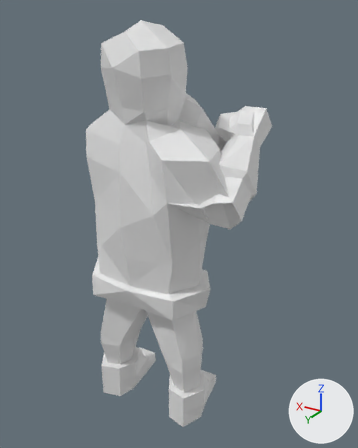
Two versions of the Blender file Animations/WarriorSmash-Stance.blend, one commit apart.
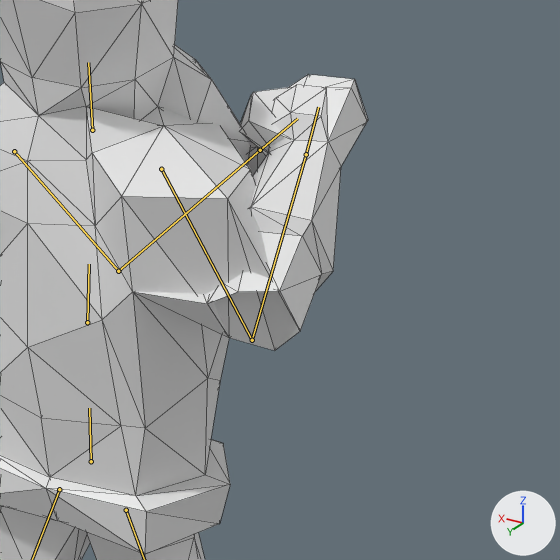
Each version appears first whole from a camera (50 mm lens) standing at (-5.59, 8.04, 8.87) and looking at (-0.5, -0.45, 4.63), and next in a close-up on the part from 30% to 100% of the width and 16% to 72% of the height. Arrows for +X, +Y and +Z are at lower right; the lights stay in place. Both versions are drawn at frame 0 of the action 'ArmatureAction'; the numbers are the values there. The bones that bend it are drawn over the model as lines in the close-ups. The close-ups show mesh edges as thin lines.
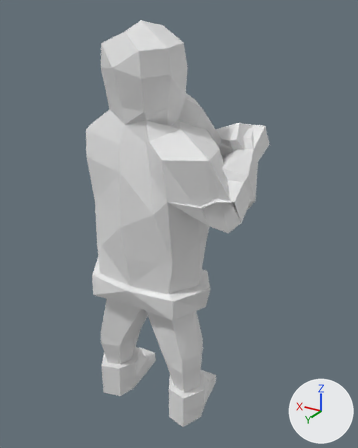
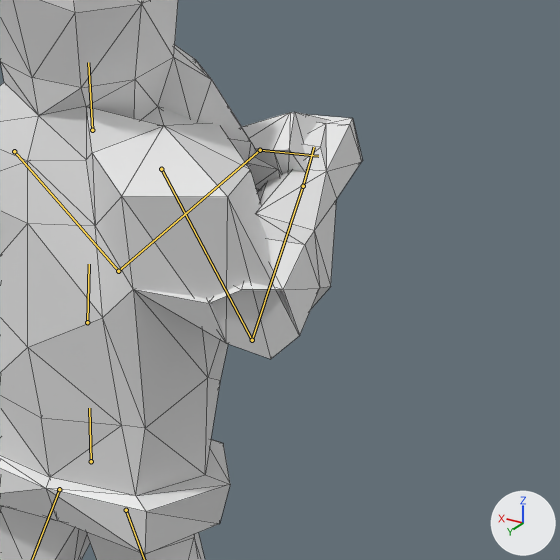
The change in detail:
Bone 'Arm.R' (bone_arm_r) turns from (-49, -30, -119) to (-47, -22, -115) degrees about its own x, y and z.
Bone 'Hand.L' (bone_hand_l) turns from (-2, 20, 17) to (39, 14, 27) degrees about its own x, y and z.

Where the change shows, as pixel boxes [x1, y1, x2, y2] in the close-ups (560 x 560 px):
'Cube', posed
    before: [0, 0, 368, 560]
    after: [0, 0, 363, 560]
bone 'Arm.R', root to tip
    before: (252, 340) to (306, 154)
    after: (252, 340) to (303, 186)
bone 'Hand.L', root to tip
    before: (260, 150) to (297, 118)
    after: (260, 150) to (318, 156)
